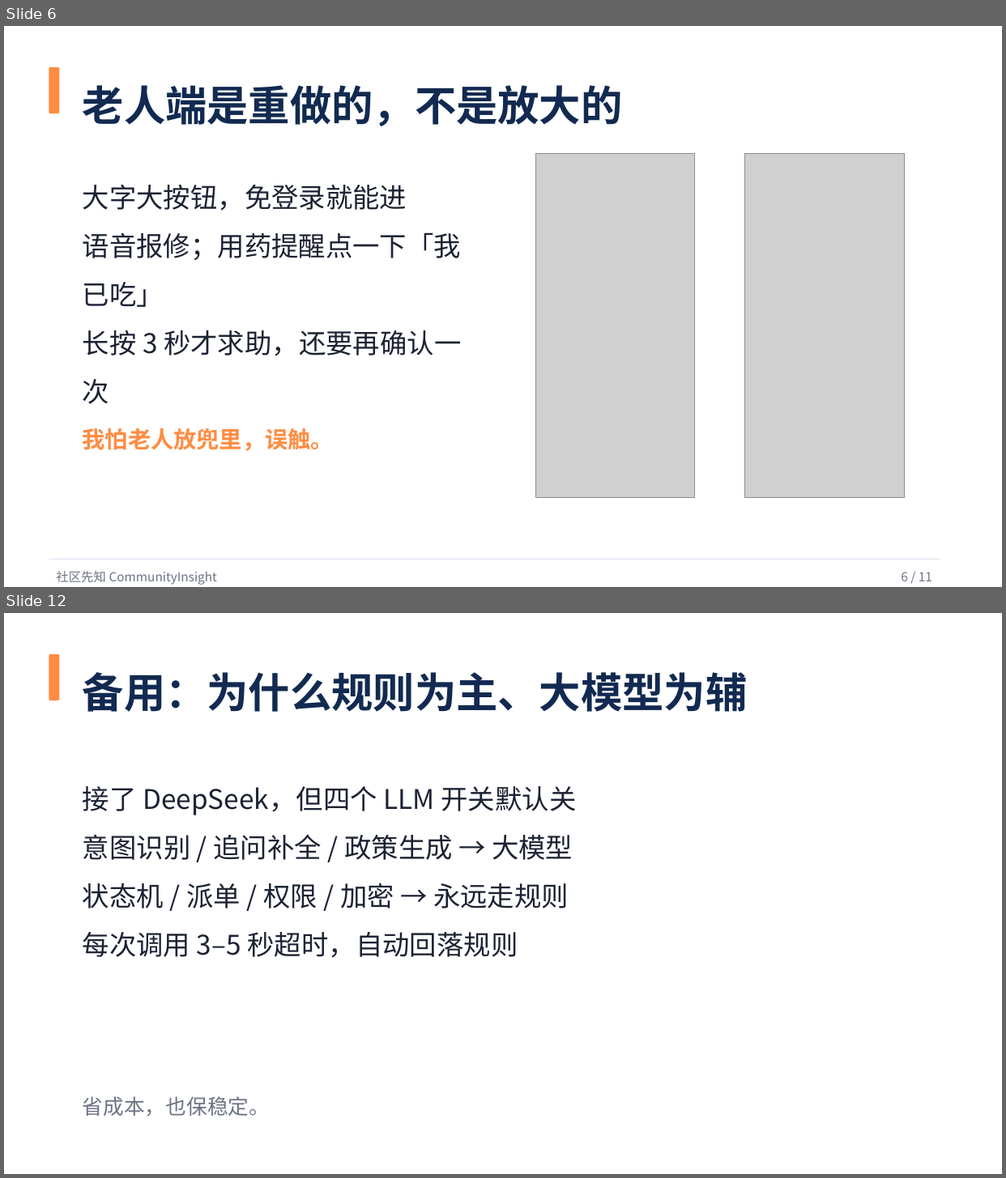
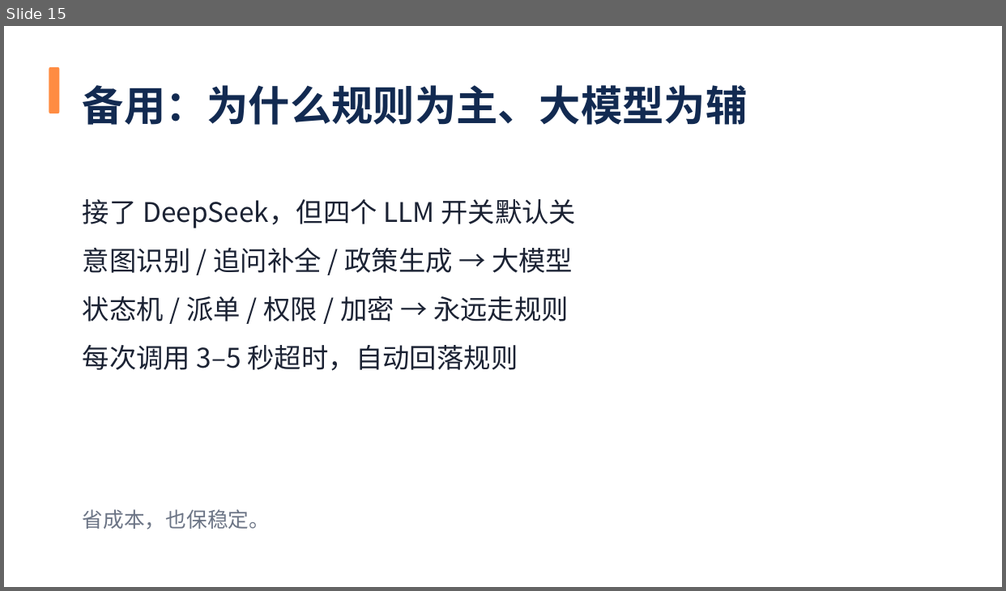
Before and after one commit to woshuofengsu/campus-insight-agent, a slide deck: docs/competition/9月22日路演-社区先知.pptx. Shown one above the other, each under a label of ours: slides 6 and 12 before the commit, slide 15 after it; the slides between them are not shown. The pictures are 1006x1178 and 1006x591 pixels, drawn with LibreOffice and Linux fonts; fonts in the diff are those of the drawing; grey boxes stand for pictures. Boxes give left, top, right and bottom in pixels: in the first picture for what was removed or moved away, otherwise in the second. Text is boxed around its words. In the diff, an @@ line names an element or a change of style, - is before the commit and + after.

```diff
--- a/docs/competition/9月22日路演-社区先知.pptx
+++ b/docs/competition/9月22日路演-社区先知.pptx
@@ slide 6 removed at box(4, 26, 1002, 587), background #FFFFFF @@
@@ rounded rectangle removed at box(49, 67, 59, 113) @@
@@ text removed at box(83, 85, 623, 126) @@
-老人端是重做的，不是放大的
@@ picture removed at box(535, 153, 695, 497) @@
@@ picture removed at box(745, 153, 905, 497) @@
@@ text removed at box(83, 185, 461, 404) @@
-大字大按钮，免登录就能进
-语音报修；用药提醒点一下「我已吃」
-长按 3 秒才求助，还要再确认一次
@@ text removed at box(83, 429, 334, 451) @@
-我怕老人放兜里，误触。
@@ rectangle removed at box(49, 559, 940, 560) @@
@@ text removed at box(56, 571, 217, 585) @@
-社区先知 CommunityInsight
@@ text removed at box(901, 572, 932, 582) @@
-6 / 11
@@ what was slide 12 is now slide 15 @@
```
Also in this commit, not shown: 7 slides changed, 6 slides added, 2 other slides removed, 25 other files.
